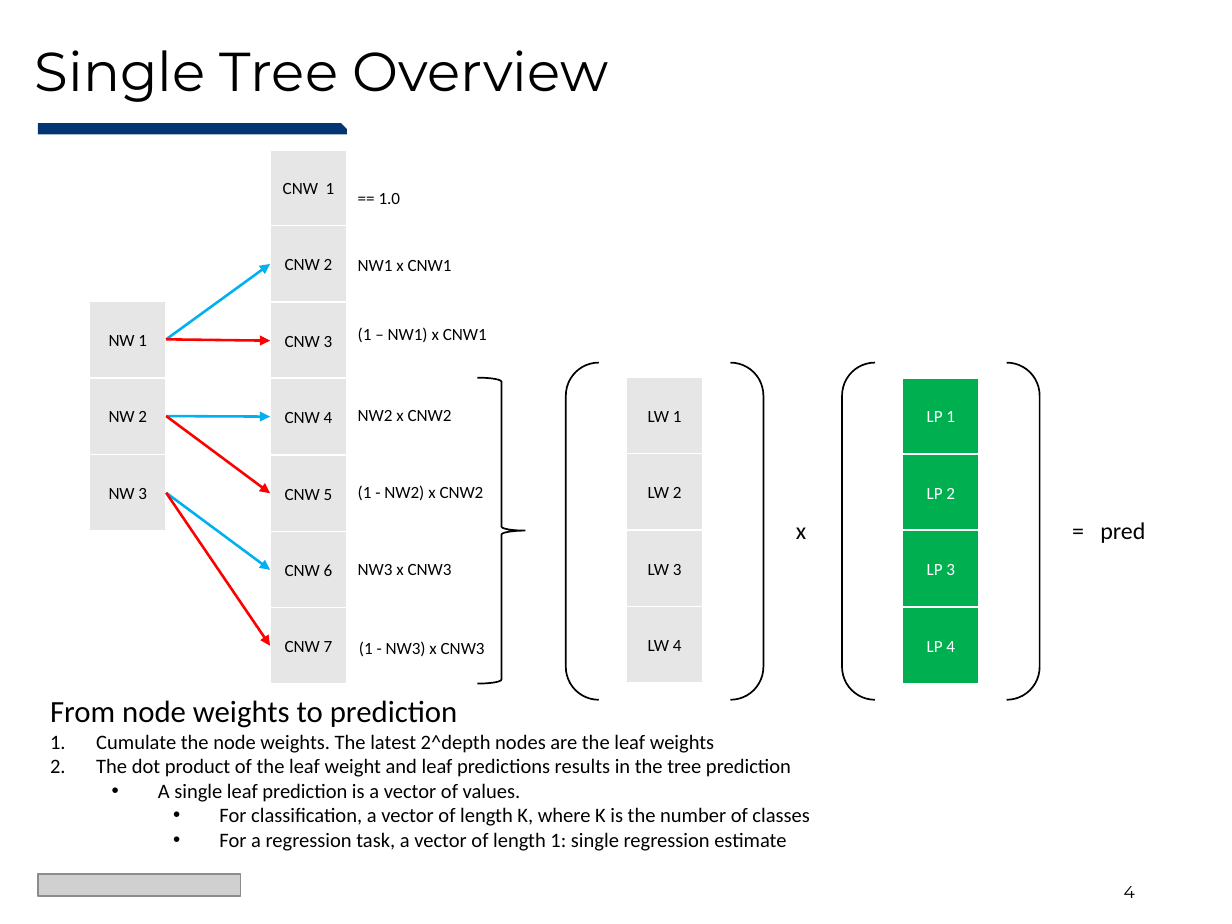
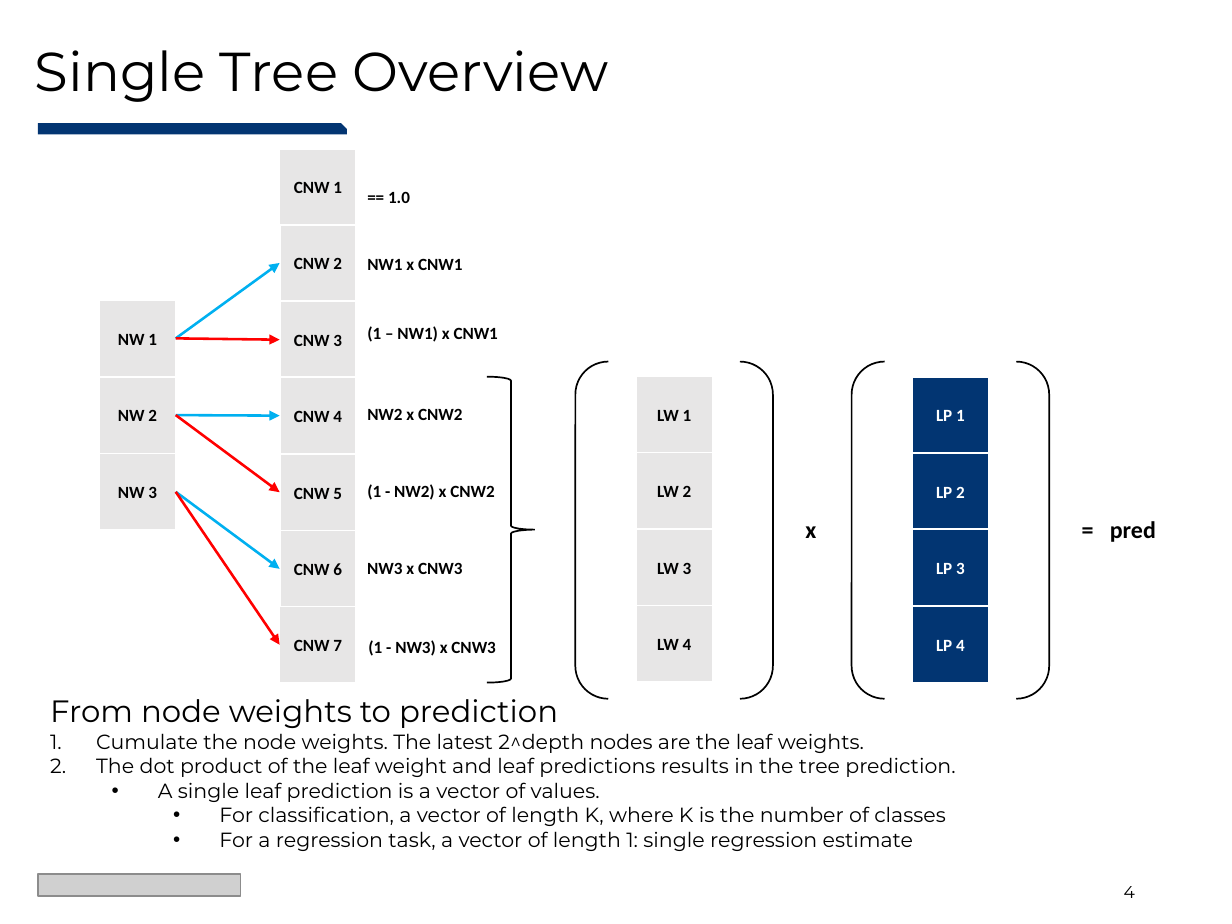
Before and after one commit to Evovest/NeuroTreeModels.jl, a slide deck: slide 4 of docs/juliacon/NeuroTrees-JuliaCon2024.pptx. Drawn at 1232x924 pixels with LibreOffice and Linux fonts; fonts in the diff are those of the drawing; grey boxes stand for pictures. Boxes give left, top, right and bottom in pixels: in the first picture for what was removed or moved away, otherwise in the second. Text is boxed around its words. In the diff, an @@ line names an element or a change of style, - is before the commit and + after.

```diff
--- a/docs/juliacon/NeuroTrees-JuliaCon2024.pptx
+++ b/docs/juliacon/NeuroTrees-JuliaCon2024.pptx
@@ 18 rectangles, 9 texts, 6 arrows, 2 bracket pairs, 1 right brace moved together from (x1=90, y1=149, x2=1145, y2=700) to (x1=99, y1=149, x2=1156, y2=700) @@
@@ bold on in 23 elements at (x1=99, y1=301, x2=175, y2=377), (x1=367, y1=562, x2=462, y2=574), (x1=367, y1=408, x2=462, y2=420), (x1=636, y1=606, x2=712, y2=683), (x1=280, y1=149, x2=356, y2=225), (x1=280, y1=302, x2=356, y2=378), (x1=280, y1=531, x2=356, y2=607), (x1=99, y1=377, x2=175, y2=453), (x1=99, y1=453, x2=175, y2=530), (x1=367, y1=484, x2=494, y2=500), (x1=388, y1=191, x2=410, y2=203), (x1=367, y1=258, x2=462, y2=270), (x1=367, y1=326, x2=498, y2=342), (x1=636, y1=529, x2=712, y2=605), (x1=636, y1=376, x2=712, y2=452), (x1=368, y1=640, x2=495, y2=656), (x1=280, y1=377, x2=356, y2=453), (x1=280, y1=453, x2=356, y2=530), (x1=280, y1=606, x2=356, y2=683), (x1=805, y1=526, x2=816, y2=538), (x1=636, y1=452, x2=712, y2=529), (x1=280, y1=224, x2=356, y2=301), (x1=1110, y1=521, x2=1156, y2=542) @@
@@ bold on; fill #00B050 to #023572 in 4 elements at (x1=912, y1=530, x2=988, y2=606), (x1=912, y1=377, x2=988, y2=453), (x1=912, y1=453, x2=988, y2=530), (x1=912, y1=606, x2=988, y2=683) @@
@@ text at (x1=50, y1=699, x2=945, y2=851): font Calibri to Montserrat in "From node weights to prediction", "A single leaf prediction is a vector ...", "For classification, a vector of length K, ...", "For a regression task, a vector of ..." @@
@@ text at (x1=96, y1=733, x2=955, y2=777): text changed; font Calibri to Montserrat @@
-1. Cumulate the node weights. The latest 2^depth nodes are the leaf weights
-2. The dot product of the leaf weight and leaf predictions results in the tree prediction
+1. Cumulate the node weights. The latest 2^depth nodes are the leaf weights.
+2. The dot product of the leaf weight and leaf predictions results in the tree prediction.
```
Also in this commit, not shown: 12 other slides changed, 3 other files.
